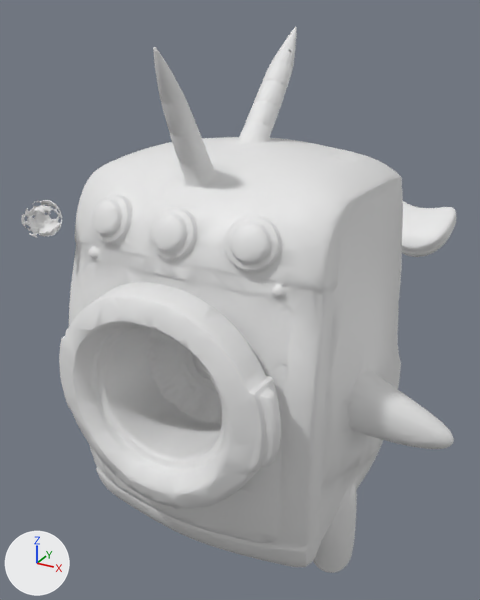
One commit to the glTF model public/models/creatures/washing-machine-narwhal-22130.glb: the scene before it, then after it.
Both versions are drawn from a 50 mm camera at (0.91, -2.1, 0.88) aimed at (-0.17, -0.14, -0.1). Lighting does not change. The marker at lower left points along +X, +Y and +Z. The picture after the commit comes second. Where no turn or scale is listed for an object, it has been applied to the vertices. Vertices at exactly the same position are counted once.
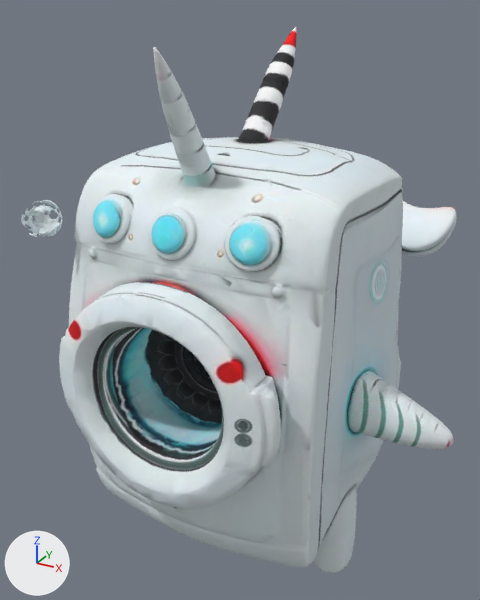
Where the newer file only moved an object's origin or applied its transform, the numbers keep the older frame.

Location of each change, (x1, y1, x2, y2) in pixels of the pictures (480 x 600 px):
part 1 of me_mesh1_0, recoloured: (21, 27, 456, 569) in both

The edits, one by one:
Picture 'Image_0' (img_image_0) is new.
Material 'Material_0' (mat_material_0) is new.
Its texture is img_image_0.
Its roughness is 0.8.
me_mesh1_0 is used by ob_mesh1_0; location (0.0, 0.0, 0.0).
me_mesh1_0 had 15476 vertices, 30978 faces and spanned x -0.69..0.69, y -0.96..0.96, z -0.83..0.83.
me_mesh1_0 now has 15465 vertices, 30949 faces and spans x -0.69..0.69, y -0.96..0.96, z -0.83..0.83.
me_mesh1_0 part 1: 30920 faces spanning x -0.69..0.69, y -0.96..0.96, z -0.83..0.83 switch from no material to mat_material_0 (picture img_image_0).
Edits to the shape of me_mesh1_0 do not show in these pictures.
